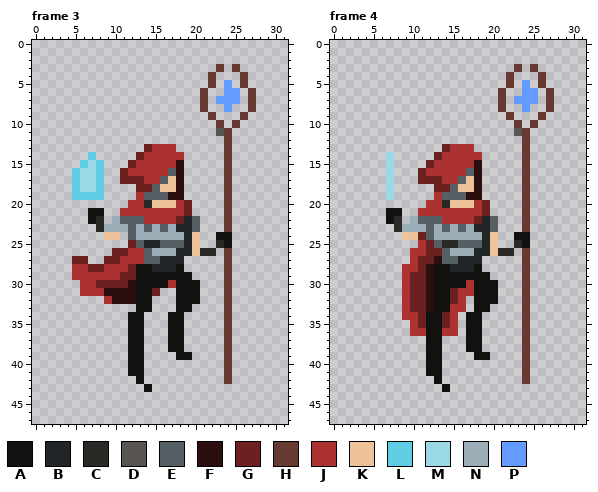
Two states of a pixel-art file, SkeletonSlayerUnity/Assets/ASSETS_ROOT/animations/mainchar_new/mage_rework_v3.aseprite. The first picture shows the starting point.
32x48 pixels, 4 frames. Colours within 5 levels of each other are drawn and written as one. Shown: frame 3, frame 4. The commit also changed other frames, which this record leaves out.
Palette (. is transparent): A #111110  B #222527  C #2b2926  D #595652  E #565f63  F #2b0e0e  G #6c2121  H #663931  J #ac3232  K #eec39a  L #5fcde4  M #9bd8e5  N #9badb7  P #639bff
Pixels before, frame 3, first column x 5:
 3 ..................H.H..
 4 .................H...H.
 5 .................H.P.H.
 6 ................H..PP.H
 7 ................H.PPP.H
 8 ................H..P..H
 9 .................H...H.
10 ..................H.H..
11 ..................DH...
12 ...................H...
13 .........GJJJ......H...
14 ..L.....GJJJJJ.....H...
15 .LML...GJJJJJF.....H...
16 LMML..GJJJJJEF.....H...
17 LMML..GGGJJEKF.....H...
18 LMML....GGEKKF.....H...
19 LLLL....JEEEFF.....H...
20 .......JJCKKKJG....H...
21 ..AA..JJJJJJJJG....H...
22 ..AC.NEEEJJJJGBE...H...
23 ...CNNNENENENBBE...H...
24 ....KK.ENNNNNNBK..AA...
25 .......GEBBEEEBK..CA...
26 .....GGJJENNNBBKCC.H...
27 GG..GGJJJEEBBB.....H...
28 JJGGJJJGAABBBA.....H...
29 JJJJJJGGAAAAAAA....H...
30 .JJGGGGFAAAAJAAA...H...
31 .JJJFFFFAAG..AAA...H...
32 ....JFFFAA...AAA...H...
33 ........AA...AA....H...
34 .......AA...AA.....H...
35 .......AA...AA.....H...
36 .......AA...AA.....H...
37 .......AA...AA.....H...
38 .......AA...AA.....H...
39 .......AA....AA....H...
40 .......AA..........H...
41 .......AA..........H...
42 ........A..........H...
43 .........A.............
Pixels before, frame 4, first column x 7:
 3 ................H.H..
 4 ...............H...H.
 5 ...............H.P.H.
 6 ..............H..PP.H
 7 ..............H.PPP.H
 8 ..............H..P..H
 9 ...............H...H.
10 ................H.H..
11 ................DH...
12 .................H...
13 .......GJJJ......H...
14 M.....GJJJJJ.....H...
15 M....GJJJJJF.....H...
16 M...GJJJJJEF.....H...
17 M...GGGJJEKF.....H...
18 M.....GGEKKF.....H...
19 M.....JEEEFF.....H...
20 .....JJCKKKJG....H...
21 AA..JJJJJJJJG....H...
22 AC.NEEEJJJJGBE...H...
23 .CNNNENENENBBE...H...
24 ..KKGENNNNNNBK..AA...
25 ....JGECCEEEBK..CA...
26 ...JJGGENNNBBKCC.H...
27 ...JGGFEEBBB.....H...
28 ..JJGFAABBBA.....H...
29 ..JGGFAAAAAAA....H...
30 ..JGGFAAAAJAAA...H...
31 ..JGGFAAGJJAAA...H...
32 ..JGGFAAGJ.AAA...H...
33 ..JGGFAAJJ.AA....H...
34 ..JJGAAGJ.AA.....H...
35 ...JGAAGJ.AA.....H...
36 ...JJAAJJ.AA.....H...
37 .....AA...AA.....H...
38 .....AA...AA.....H...
39 .....AA....AA....H...
40 .....AA..........H...
41 .....AA..........H...
42 ......A..........H...
43 .......A.............
The same view after the edit:
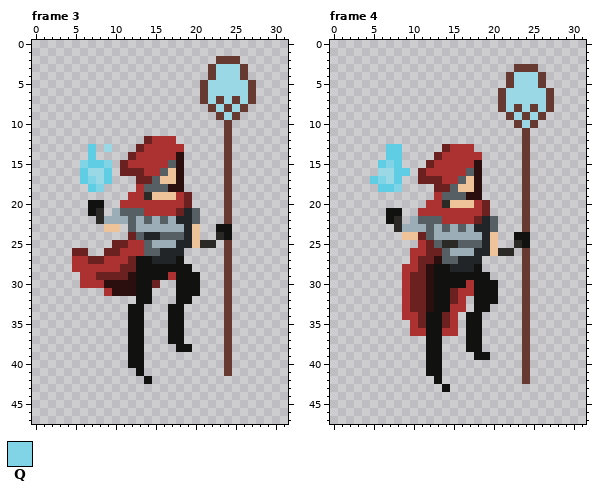
Colours new in this view: Q #80d4e5
From old to new:
Changed rows in their new state; - is an unchanged pixel.
Frame 3:
first column x 5:
 2 ------------------HHH--
 3 -----------------HMMMH-
 4 ------------------MMM--
 5 ----------------HMMMMMH
 6 -----------------MMMMM-
 7 -----------------MHMHM-
 8 ----------------.HMHMH.
 9 -----------------.HMH.-
10 ------------------.H.--
11 ------------------.----
12 ---------GJJJ----------
13 --L-M---GJ---J---------
14 -------GJ----F---------
15 -QL-Q-GJ----E----------
16 .L-ML--GG--EK----------
17 .LQML-..-GEK-----------
18 ..LQ----JE-EF----------
19 ....---J-CKKKJG--------
20 --AA--J--JJJJ----------
21 ---C-NEEE----GBE-------
22 --.-N-N-NENENB---------
23 ---.KK.--N-N-N-K--AA---
24 ----..-GEBBEEE----C----
25 -----GGJJENNNB--CC.H---
26 GG--G-J---EBB-....-----
27 JJGGJJ-GAAB--A---------
28 --JJ--G---AAA-A--------
29 .--GGG-F----J--A-------
30 ---JFFF---G..----------
31 -...J-----.------------
32 ----....-------.-------
33 -------A-.--A-.--------
first column x 12:
38 -----.-A-----
39 ------..-----
41 .------------
42 -.A---------.
43 --.----------
Frame 4:
first column x 5:
 3 -------------------H--
 4 ------------------MMM-
 5 ------------------MMM-
 6 -----------------MMMMM
 7 -----------------MMMMM
 8 -----------------MHMHM
 9 ------------------MHM-
10 -------------------M--
11 ------------------.---
13 --LL------------------
14 --LL------------------
15 -LQL------------------
16 -M-LL-----------------
17 LQ-L------------------
18 -LLQ------------------
19 --.-------------------
Boxes around the changes in both pictures, in picture pixels (x1, y1, x2, y2):
changed: (72, 56, 256, 392)
changed: (506, 64, 546, 136)
changed: (370, 144, 410, 200)
